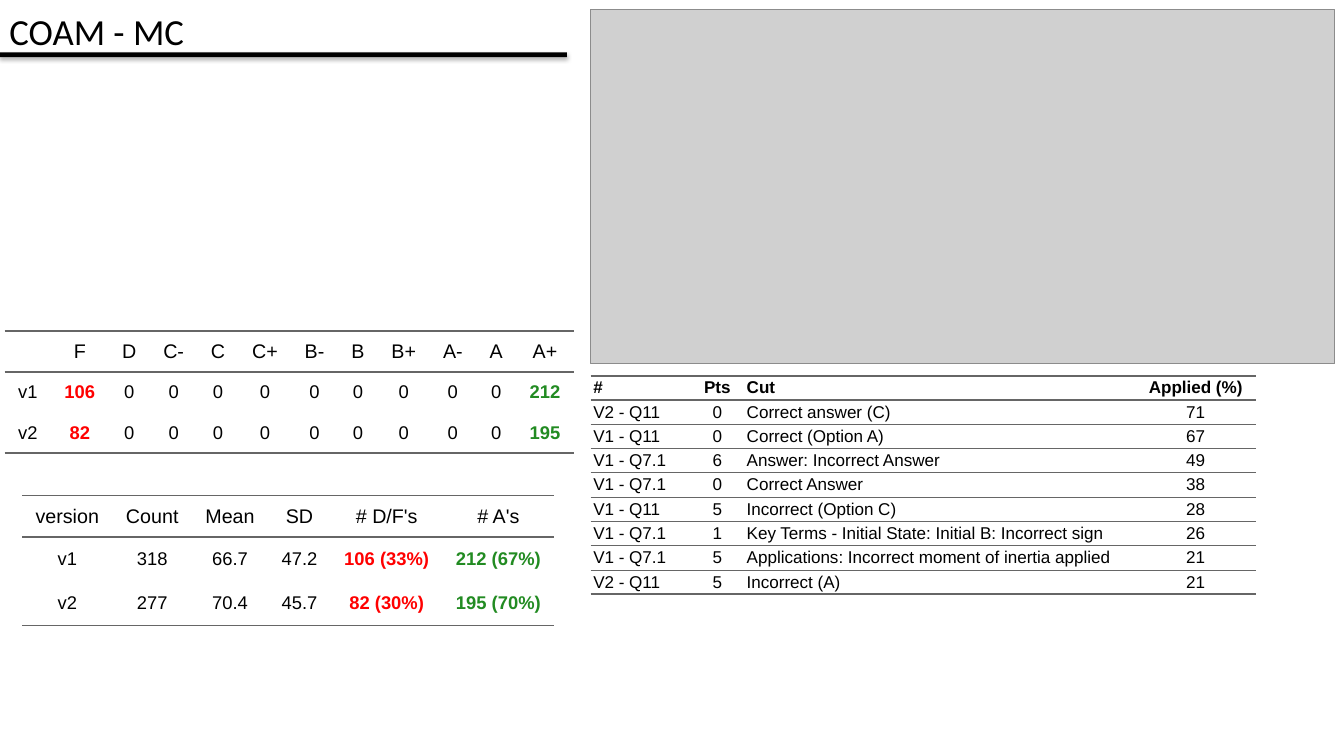
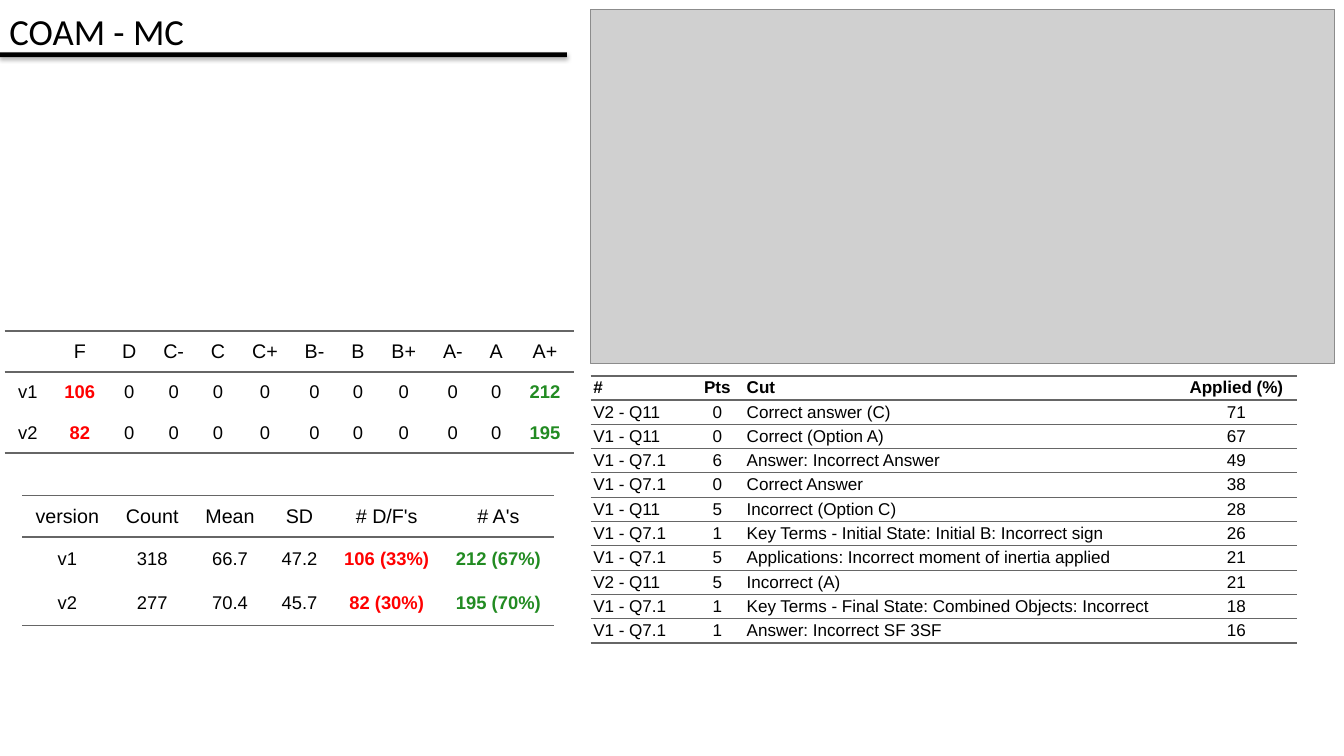
Before and after one commit to kfilip10/grade-analysis-tool-win, a slide deck: slide 18 of shiny/test.pptx (slide 12 before the commit). Drawn at 1344x756 pixels with LibreOffice and Linux fonts; fonts in the diff are those of the drawing; grey boxes stand for pictures. Boxes give left, top, right and bottom in pixels: in the first picture for what was removed or moved away, otherwise in the second. Text is boxed around its words. In the diff, an @@ line names an element or a change of style, - is before the commit and + after.

```diff
--- a/shiny/test.pptx
+++ b/shiny/test.pptx
@@ table at [591,376,1298,660] @@
+row 10: V1 - Q7.1 | 1 | Key Terms - Final State: Combined Objects: Incorrect | 18
+row 11: V1 - Q7.1 | 1 | Answer: Incorrect SF 3SF | 16
@@ table: place and size @@
-table at [591,376,1257,660]
+table at [591,376,1298,660]
```
Also in this commit, not shown: 10 other slides changed, 6 slides added, 40 other files.
